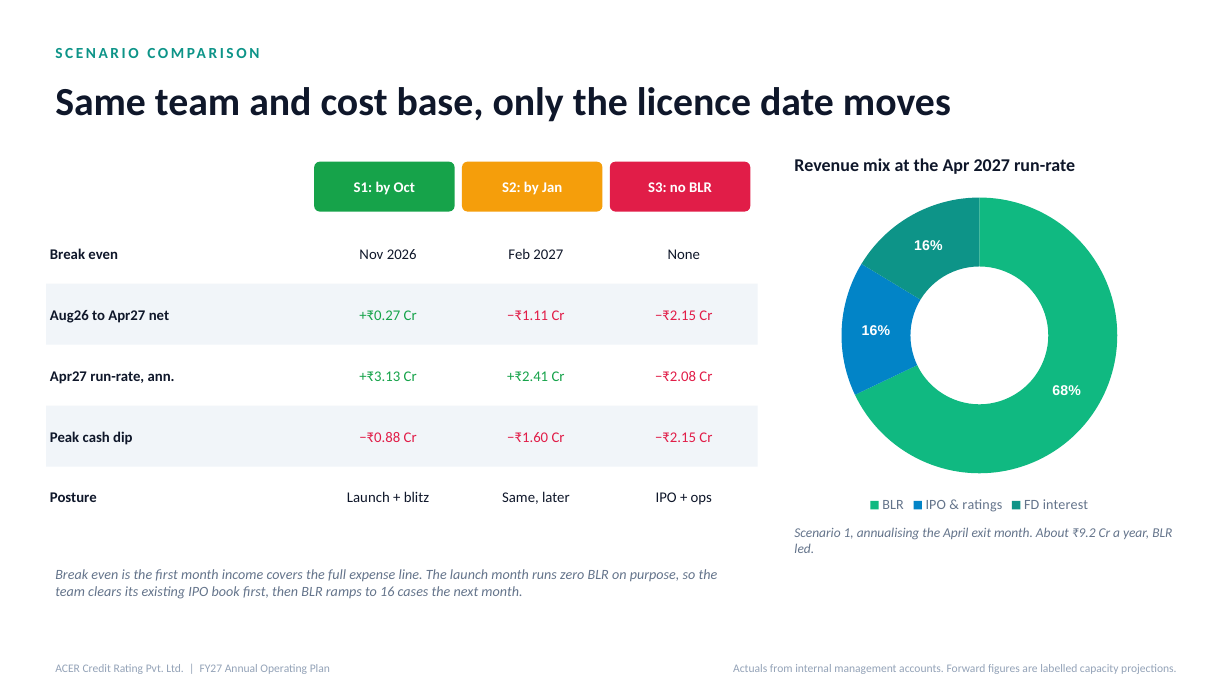
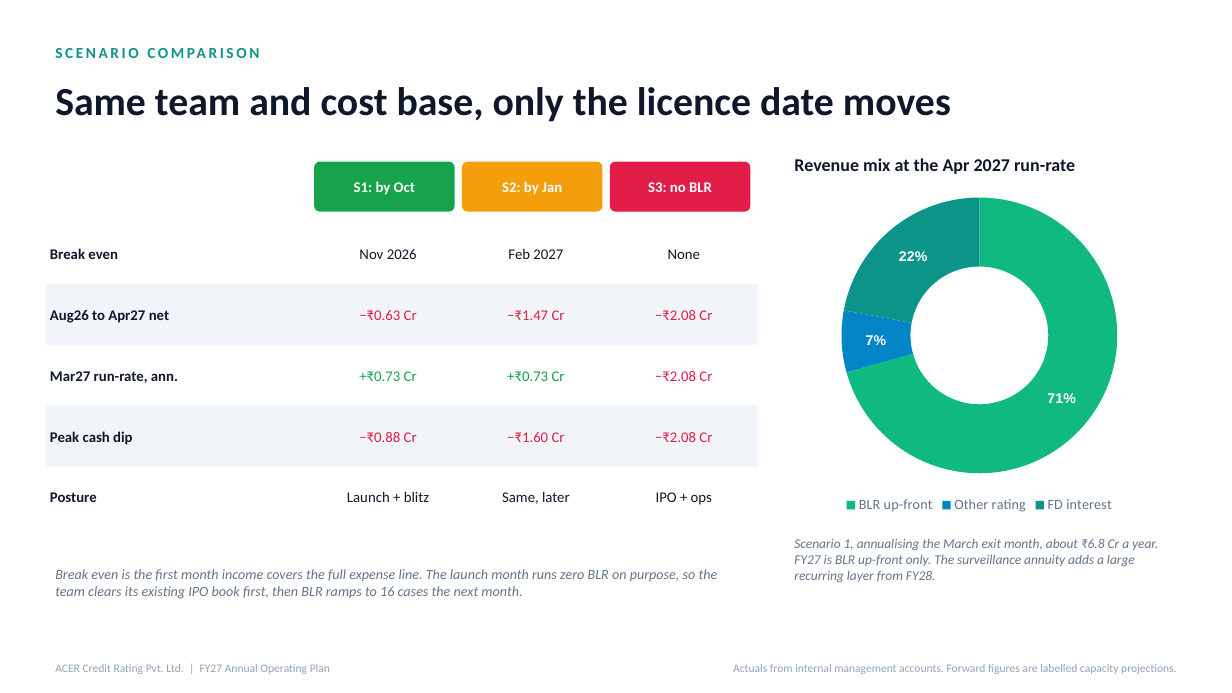
Before and after one commit to acer-developer/AOP, a slide deck: slide 7 of ACER_FY27_AOP.pptx. Drawn at 1232x693 pixels with LibreOffice and Linux fonts; fonts in the diff are those of the drawing. Boxes give left, top, right and bottom in pixels: in the first picture for what was removed or moved away, otherwise in the second. Text is boxed around its words. In the diff, an @@ line names an element or a change of style, - is before the commit and + after.

```diff
--- a/ACER_FY27_AOP.pptx
+++ b/ACER_FY27_AOP.pptx
@@ doughnut chart at (x1=772, y1=185, x2=1188, y2=518) @@
-categories: BLR, IPO & ratings, FD interest
+categories: BLR up-front, Other rating, FD interest
-Series 1: 68, 16, 16
+Series 1: 71, 7, 22
@@ text at (x1=359, y1=310, x2=417, y2=320): text changed; text colour #16A34A to #E11D48 @@
-+₹0.27 Cr
+−₹0.63 Cr
@@ text at (x1=507, y1=310, x2=565, y2=320): text changed @@
-−₹1.11 Cr
+−₹1.47 Cr
@@ text at (x1=655, y1=310, x2=712, y2=320): text changed @@
-−₹2.15 Cr
+−₹2.08 Cr
@@ text at (x1=50, y1=371, x2=178, y2=383): text changed @@
-Apr27 run-rate, ann.
+Mar27 run-rate, ann.
@@ text at (x1=359, y1=371, x2=417, y2=381): text changed @@
-+₹3.13 Cr
++₹0.73 Cr
@@ text at (x1=507, y1=371, x2=565, y2=381): text changed @@
-+₹2.41 Cr
++₹0.73 Cr
@@ text at (x1=655, y1=432, x2=712, y2=442): text changed @@
-−₹2.15 Cr
+−₹2.08 Cr
@@ text at (x1=794, y1=538, x2=1158, y2=583): text changed @@
-Scenario 1, annualising the April exit month. About ₹9.2 Cr a year, BLR led.
+Scenario 1, annualising the March exit month, about ₹6.8 Cr a year. FY27 is BLR up-front only. The surveillance annuity adds a large recurring layer from FY28.
```
Also in this commit, not shown: 4 other slides changed, 4 other files.
